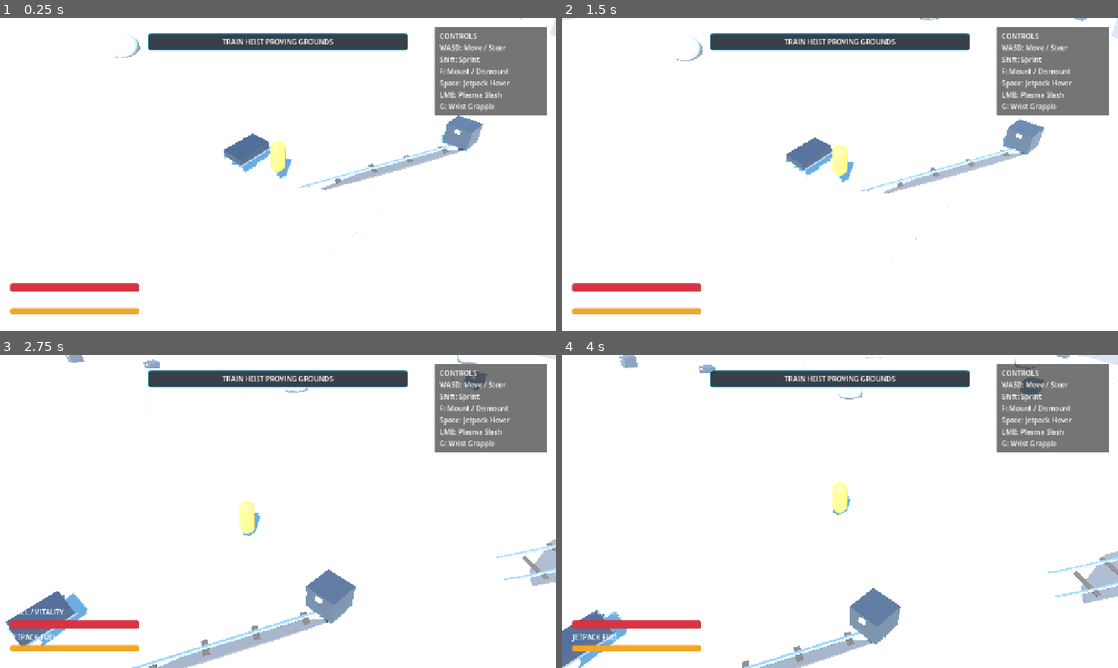
Above: before the commit, frames 1-4 (two rows, left to right).
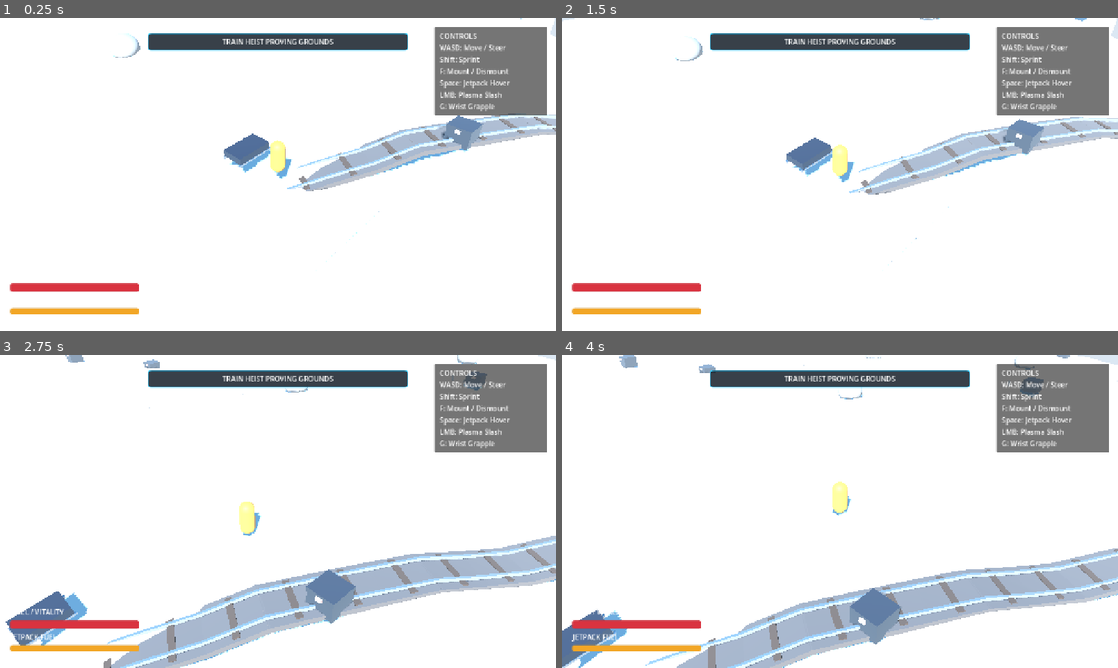
Above: after the commit, the same moments.

Repository: mcintalmo/drift
Game: Godot game, scene res://scenes/world/ProceduralSectorSandbox.tscn
Two runs of this game, one before a commit and one after it. Both use one fixed random seed, a clock stepped at 60 frames per second and the inputs below. This scene is started directly instead of the project's main scene.
Inputs (mouse positions are in pixels of both pictures, inside the frame that each line leads up to):
- Up to frame 1 (0.25 s): no input
- Up to frame 2 (1.5 s): tap Enter (ui_accept) at 0.5, 0.77, 1.25 s; move the mouse to (962, 158) at 0.52 s; hold E (pilot_lean_right) 0.53-1.25 s; click (962, 158) at 0.6 s; drag from (728, 190) to (812, 237) at 1.27 s
- Up to frame 3 (2.75 s): tap Enter (ui_accept) at 2 s; move the mouse to (333, 442) at 2.02 s; hold E (pilot_lean_right) from 2.03 s (still down); tap G (pilot_wrist_grapple) at 2.1 s
- Up to frame 4 (4 s): release E (pilot_lean_right) at 2.75 s; drag from (812, 574) to (673, 464) at 2.77 s; move the mouse to (1006, 558) at 3.52 s; hold Q (pilot_lean_left) from 3.53 s (still down); hold Right mouse button (winch_quick) from 3.53 s (still down); tap Enter (ui_accept) at 3.77 s

The runs differ from the first frame. In frame 1, 3.3% of the frame differs, in the area x 51-100%, y 30-56%; in frame 2, 3.3%; in frame 3, 9.2%; in frame 4, 9.3%, in the area x 15-100%, y 61-100%.

Commit message:
Subdivide trans-sector railway segments into multi-chord surface-conforming pieces to hug rolling hills and prevent clipping underground

Diff:
--- a/scripts/world/hex_sector_manager.gd
+++ b/scripts/world/hex_sector_manager.gd
@@ -209,6 +209,22 @@
 
 	return results
 
+## Exact continuous elevation height lookup matching HexWorldTile terrain calculation
+func sample_terrain_surface_y(world_x: float, world_z: float) -> float:
+	var base_noise: FastNoiseLite = FastNoiseLite.new()
+	base_noise.seed = world_seed
+	base_noise.frequency = biome_data.get("elevation_frequency") if "elevation_frequency" in biome_data else 0.022
+	var amp: float = biome_data.get("elevation_amplitude") if "elevation_amplitude" in biome_data else 1.85
+
+	var hill_noise: FastNoiseLite = FastNoiseLite.new()
+	hill_noise.seed = world_seed + 7771
+	hill_noise.frequency = 0.009
+	var hill_amp: float = biome_data.get("plateau_tier_height_m") if "plateau_tier_height_m" in biome_data else 3.8
+
+	var rolling_h: float = base_noise.get_noise_2d(world_x, world_z) * amp
+	var hill_h: float = maxf(0.0, hill_noise.get_noise_2d(world_x, world_z) * hill_amp * 1.8)
+	return rolling_h + hill_h
+
 func _pre_evaluate_chasm_map(coords: Array[Vector2i]) -> void:
 	var hill_noise: FastNoiseLite = FastNoiseLite.new()
 	hill_noise.seed = world_seed + 7771
@@ -252,41 +268,49 @@
 
 	tile_spawned.emit(coord, tile)
 
+## Spawns multi-chord ground-conforming 3D rail pieces strictly on top of the undulating rolling terrain
 func _spawn_streamed_rail_segment_at(coord: Vector2i, tile: Node3D) -> void:
 	var seg_info: Dictionary = _macro_rail_segments[coord]
 	var next_coord: Vector2i = seg_info.get("next", coord)
 	if next_coord == coord:
 		return
 
-	var from_pos: Vector3 = axial_to_world_pos(coord)
-	var to_pos: Vector3 = axial_to_world_pos(next_coord)
-
-	# Sample continuous terrain height at start and end nodes
-	var noise: FastNoiseLite = FastNoiseLite.new()
-	noise.seed = world_seed
-	noise.frequency = biome_data.elevation_frequency if "elevation_frequency" in biome_data else 0.022
-	var amp: float = biome_data.elevation_amplitude if "elevation_amplitude" in biome_data else 1.85
-
-	var hill_noise: FastNoiseLite = FastNoiseLite.new()
-	hill_noise.seed = world_seed + 7771
-	hill_noise.frequency = 0.009
-	var hill_amp: float = 3.8
-
-	from_pos.y = noise.get_noise_2d(from_pos.x, from_pos.z) * amp + hill_noise.get_noise_2d(from_pos.x, from_pos.z) * hill_amp
-	to_pos.y = noise.get_noise_2d(to_pos.x, to_pos.z) * amp + hill_noise.get_noise_2d(to_pos.x, to_pos.z) * hill_amp
-
-	var rail_node: Node3D = _build_rail_segment_3d(from_pos, to_pos)
+	var from_world_2d: Vector3 = axial_to_world_pos(coord)
+	var to_world_2d: Vector3 = axial_to_world_pos(next_coord)
+
+	var multi_segment_root: Node3D = Node3D.new()
+	multi_segment_root.name = "RailSegmentGroup_%d_%d" % [coord.x, coord.y]
+
+	# Subdivide into 4 multi-chord sub-segments so tracks hug convex hill crests and concave valleys perfectly
+	var sub_steps: int = 4
+	for s: int in range(sub_steps):
+		var t1: float = float(s) / float(sub_steps)
+		var t2: float = float(s + 1) / float(sub_steps)
+
+		var p1: Vector3 = from_world_2d.lerp(to_world_2d, t1)
+		var p2: Vector3 = from_world_2d.lerp(to_world_2d, t2)
+
+		# Sample continuous terrain height at each sub-vertex (+0.14m above ground)
+		p1.y = sample_terrain_surface_y(p1.x, p1.z) + 0.14
+		p2.y = sample_terrain_surface_y(p2.x, p2.z) + 0.14
+
+		var sub_node: Node3D = _build_rail_sub_piece_3d(p1, p2)
+		multi_segment_root.add_child(sub_node)
+
 	if _rails_container:
-		_rails_container.add_child(rail_node)
+		_rails_container.add_child(multi_segment_root)
 	else:
-		tile.add_child(rail_node)
-	_active_rail_segments[coord] = rail_node
+		tile.add_child(multi_segment_root)
+	_active_rail_segments[coord] = multi_segment_root
 
 	# Check if this segment carries an abandoned loot freight car
 	if seg_info.get("has_car", false):
-		var dir_3d: Vector3 = (to_pos - from_pos).normalized()
-		var mid_pos: Vector3 = (from_pos + to_pos) * 0.5
-		var car_node: Node3D = _spawn_abandoned_train_car(mid_pos, dir_3d)
+		var mid_2d: Vector3 = (from_world_2d + to_world_2d) * 0.5
+		var dir_3d: Vector3 = (to_world_2d - from_world_2d).normalized()
+		var car_pos: Vector3 = mid_2d
+		car_pos.y = sample_terrain_surface_y(mid_2d.x, mid_2d.z) + 1.25
+
+		var car_node: Node3D = _spawn_abandoned_train_car(car_pos, dir_3d)
 		if _rails_container:
 			_rails_container.add_child(car_node)
 		else:
@@ -393,57 +417,55 @@
 
 	railroad_generated.emit(_macro_railroad_path.size())
 
-func _build_rail_segment_3d(from_pos: Vector3, to_pos: Vector3) -> Node3D:
+func _build_rail_sub_piece_3d(from_pos: Vector3, to_pos: Vector3) -> Node3D:
 	var segment: Node3D = Node3D.new()
-	segment.name = "RailSegment"
-
-	var mid_pos: Vector3 = (from_pos + to_pos) * 0.5 + Vector3(0, 0.08, 0)
+	segment.name = "RailSubPiece"
+
+	var mid_pos: Vector3 = (from_pos + to_pos) * 0.5
 	var dir_3d: Vector3 = (to_pos - from_pos).normalized()
-	var track_len: float = from_pos.distance_to(to_pos) * 1.02
+	var track_len: float = from_pos.distance_to(to_pos) * 1.04
 
 	segment.position = mid_pos
 	var rot_y: float = atan2(dir_3d.x, dir_3d.z)
 	var pitch_x: float = -asin(clampf(dir_3d.y, -0.9, 0.9))
 	segment.rotation = Vector3(pitch_x, rot_y, 0)
 
-	# Gravel Ballast Bed
+	# Gravel Ballast Bed (Embeds -0.22m into snow surface to avoid any gaps under rails)
 	var ballast: MeshInstance3D = MeshInstance3D.new()
 	var ballast_box: BoxMesh = BoxMesh.new()
-	ballast_box.size = Vector3(2.6, 0.12, track_len)
+	ballast_box.size = Vector3(2.5, 0.28, track_len)
 	ballast.mesh = ballast_box
+	ballast.position = Vector3(0, -0.06, 0)
 	var ballast_mat: StandardMaterial3D = StandardMaterial3D.new()
 	ballast_mat.albedo_color = Color(0.35, 0.33, 0.32, 1.0)
 	ballast_mat.roughness = 0.95
 	ballast.material_override = ballast_mat
 	segment.add_child(ballast)
 
-	# Wood Ties
-	var tie_count: int = 5
-	for t: int in range(tie_count):
-		var tie_z: float = -track_len * 0.5 + (float(t) + 0.5) * (track_len / float(tie_count))
-		var tie: MeshInstance3D = MeshInstance3D.new()
-		var tie_box: BoxMesh = BoxMesh.new()
-		tie_box.size = Vector3(2.2, 0.10, 0.28)
-		tie.mesh = tie_box
-		tie.position = Vector3(0, 0.06, tie_z)
-		var tie_mat: StandardMaterial3D = StandardMaterial3D.new()
-		tie_mat.albedo_color = Color(0.28, 0.22, 0.18, 1.0)
-		tie_mat.roughness = 0.9
-		tie.material_override = tie_mat
-		segment.add_child(tie)
-
-	# Steel Rails (Pair)
+	# Wood Ties (Ties along this sub-piece)
+	var tie: MeshInstance3D = MeshInstance3D.new()
+	var tie_box: BoxMesh = BoxMesh.new()
+	tie_box.size = Vector3(2.2, 0.12, 0.32)
+	tie.mesh = tie_box
+	tie.position = Vector3(0, 0.08, 0)
+	var tie_mat: StandardMaterial3D = StandardMaterial3D.new()
+	tie_mat.albedo_color = Color(0.28, 0.22, 0.18, 1.0)
+	tie_mat.roughness = 0.9
+	tie.material_override = tie_mat
+	segment.add_child(tie)
+
+	# Steel Rails (Pair sitting firmly on top of ties)
 	var steel_mat: StandardMaterial3D = StandardMaterial3D.new()
-	steel_mat.albedo_color = Color(0.65, 0.68, 0.72, 1.0)
-	steel_mat.metallic = 0.8
+	steel_mat.albedo_color = Color(0.70, 0.72, 0.76, 1.0)
+	steel_mat.metallic = 0.85
 	steel_mat.roughness = 0.25
 
 	for rail_x: float in [-0.75, 0.75]:
 		var rail: MeshInstance3D = MeshInstance3D.new()
 		var rail_box: BoxMesh = BoxMesh.new()
-		rail_box.size = Vector3(0.10, 0.16, track_len)
+		rail_box.size = Vector3(0.12, 0.18, track_len)
 		rail.mesh = rail_box
-		rail.position = Vector3(rail_x, 0.14, 0)
+		rail.position = Vector3(rail_x, 0.18, 0)
 		rail.material_override = steel_mat
 		segment.add_child(rail)
 
@@ -452,7 +474,7 @@
 func _spawn_abandoned_train_car(pos: Vector3, forward_dir: Vector3) -> Node3D:
 	var car: StaticBody3D = StaticBody3D.new()
 	car.name = "AbandonedRailCar"
-	car.position = pos + Vector3(0, 1.4, 0)
+	car.position = pos
 
 	var rot_y: float = atan2(forward_dir.x, forward_dir.z)
 	var pitch_x: float = -asin(clampf(forward_dir.y, -0.9, 0.9))
